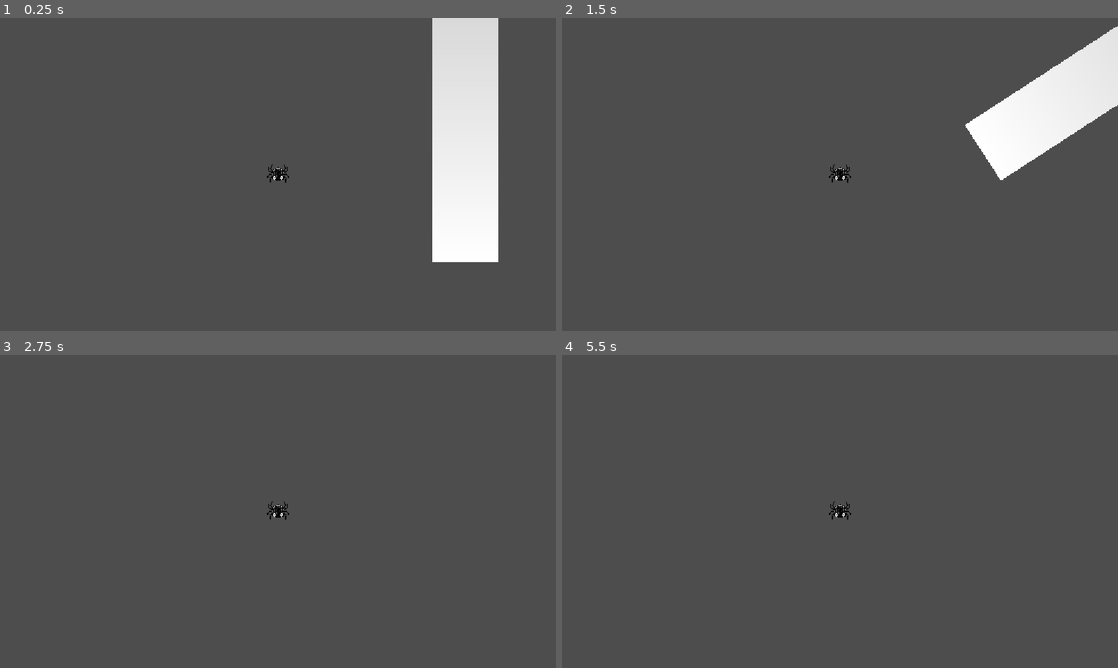
Above: before the commit, frames 1-4 (two rows, left to right).
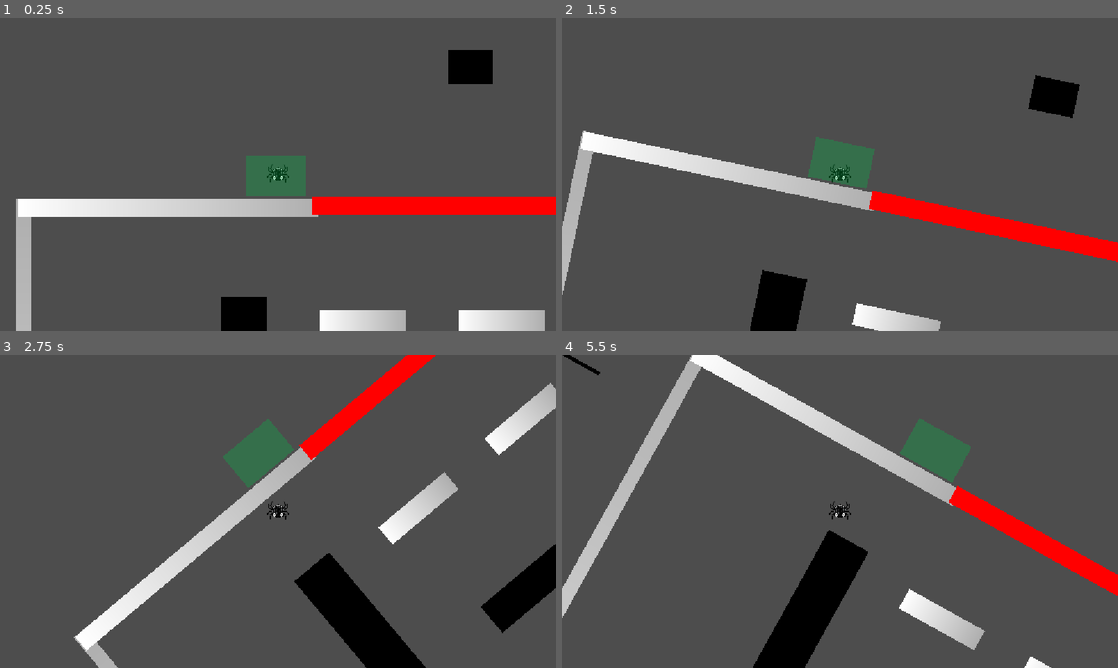
Above: after the commit, the same moments.

Repository: Aymeric-Moreau/GravityHook
Game: Godot game, scene res://Scènes/Marc/ScèneTest.tscn
Two runs of this game, one before a commit and one after it. Both use one fixed random seed, a clock stepped at 60 frames per second and the inputs below.
Inputs:
- Up to frame 1 (0.25 s): no input
- Up to frame 2 (1.5 s): tap Enter (ui_accept) at 0.5, 0.77 s; hold E (Grappin) 0.53-1.28 s; hold P (Rotate_Gravity_Right) from 0.53 s (still down); tap E (Grappin) at 1.35 s
- Up to frame 3 (2.75 s): tap Enter (ui_accept) at 1.52 s; release P (Rotate_Gravity_Right) at 2.03 s; hold O (Rotate_Gravity_Left) from 2.03 s (still down); hold E (Grappin) from 2.03 s (still down)
- Up to frame 4 (5.5 s): release O (Rotate_Gravity_Left) at 2.78 s; release E (Grappin) at 2.78 s; hold P (Rotate_Gravity_Right) 2.78-4.28 s; tap E (Grappin) at 2.85, 4.35 s; tap Enter (ui_accept) at 3.02, 3.77, 4.52 s; hold E (Grappin) 3.53-4.28 s; hold O (Rotate_Gravity_Left) 4.28-5.03 s; hold P (Rotate_Gravity_Right) from 5.03 s (still down); hold E (Grappin) from 5.03 s (still down)

The runs differ from the first frame. In frame 1, 20% of the frame differs, in the area x 2-100%, y 0-100%; in frame 2, 17%; in frame 3, 14%; in frame 4, 14%.

Commit message:
update scène

Diff:
--- a/Scènes/Marc/ScèneTest.tscn
+++ b/Scènes/Marc/ScèneTest.tscn
@@ -27,7 +27,7 @@
 [node name="ScèneTest" type="Node2D" unique_id=2136168295]
 
 [node name="player" parent="." unique_id=1296045762 groups=["Player"] instance=ExtResource("1_n0l7y")]
-position = Vector2(13719, 4816)
+position = Vector2(8984, 714)
 
 [node name="testingchamber" type="Node2D" parent="." unique_id=613565545]
 
@@ -967,7 +967,7 @@
 [node name="respawn points" type="Node2D" parent="testingchamber" unique_id=277440231]
 
 [node name="respawn point" parent="testingchamber/respawn points" unique_id=1514730714 instance=ExtResource("3_u1fjq")]
-position = Vector2(8171, 745)
+position = Vector2(8976, 753)
 
 [node name="respawn point2" parent="testingchamber/respawn points" unique_id=463379262 instance=ExtResource("3_u1fjq")]
 position = Vector2(4161, 811.00006)
